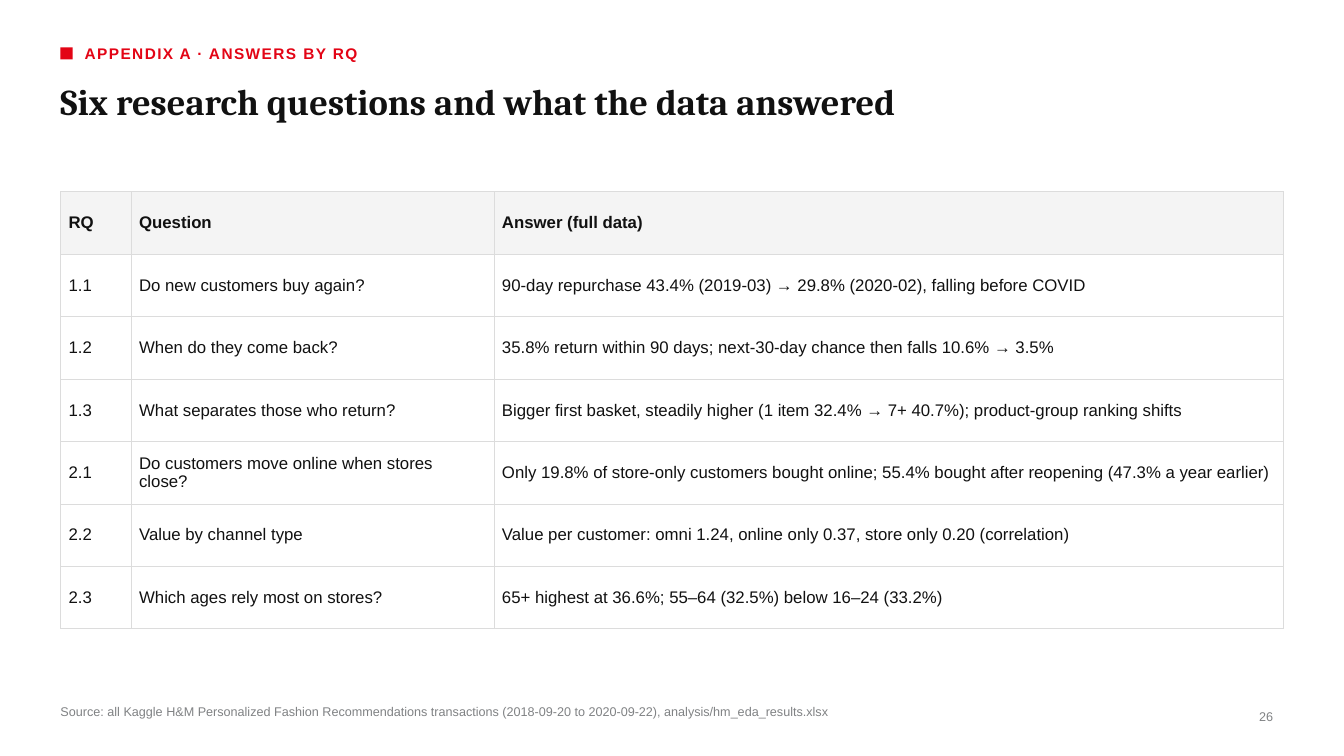
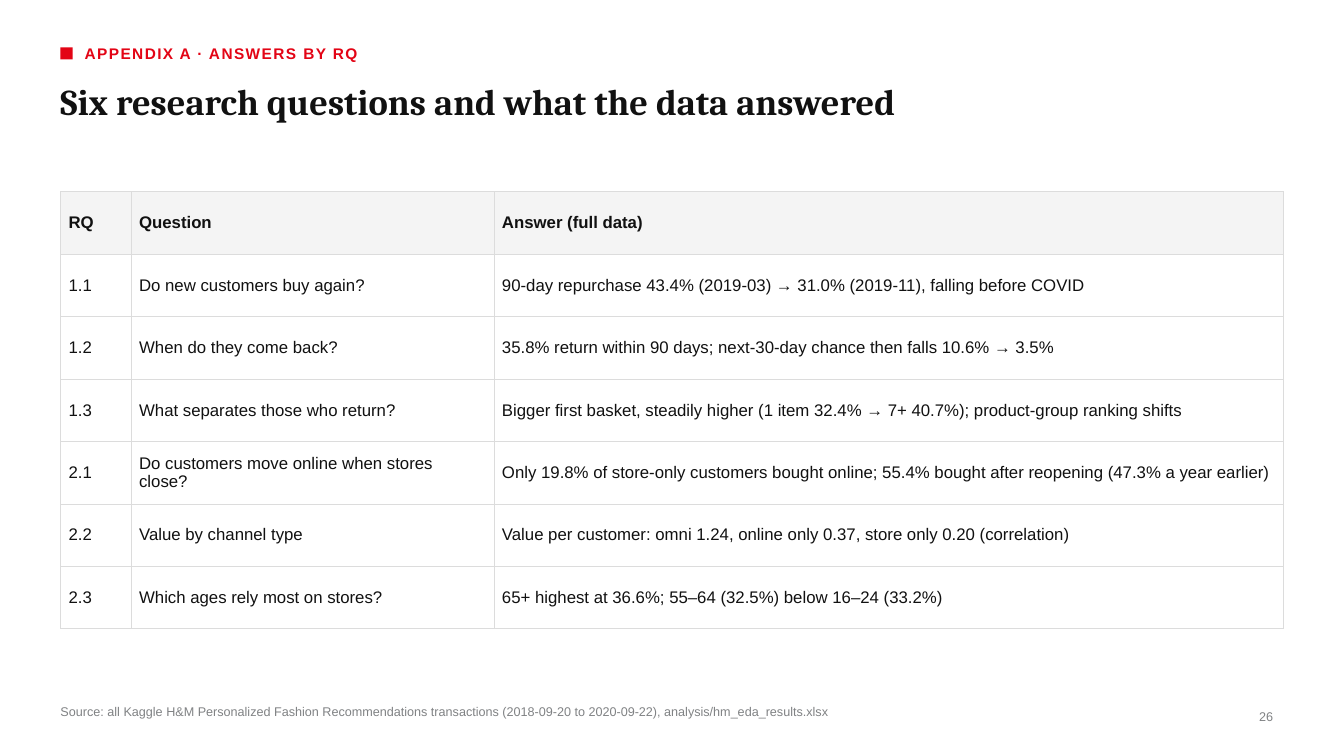
Before and after one commit to underthesun7213/social-data, a slide deck: slide 26 of presentation/hm_retention_deck_en.pptx. Drawn at 1344x756 pixels with LibreOffice and Linux fonts; fonts in the diff are those of the drawing. Boxes give left, top, right and bottom in pixels: in the first picture for what was removed or moved away, otherwise in the second. Text is boxed around its words. In the diff, an @@ line names an element or a change of style, - is before the commit and + after.

```diff
--- a/presentation/hm_retention_deck_en.pptx
+++ b/presentation/hm_retention_deck_en.pptx
@@ table at [60,192,1284,611] @@
-row 2, column 3: 90-day repurchase 43.4% (2019-03) → 29.8% (2020-02), falling before COVID
+row 2, column 3: 90-day repurchase 43.4% (2019-03) → 31.0% (2019-11), falling before COVID
```
Also in this commit, not shown: 6 other slides changed, 6 other files.
